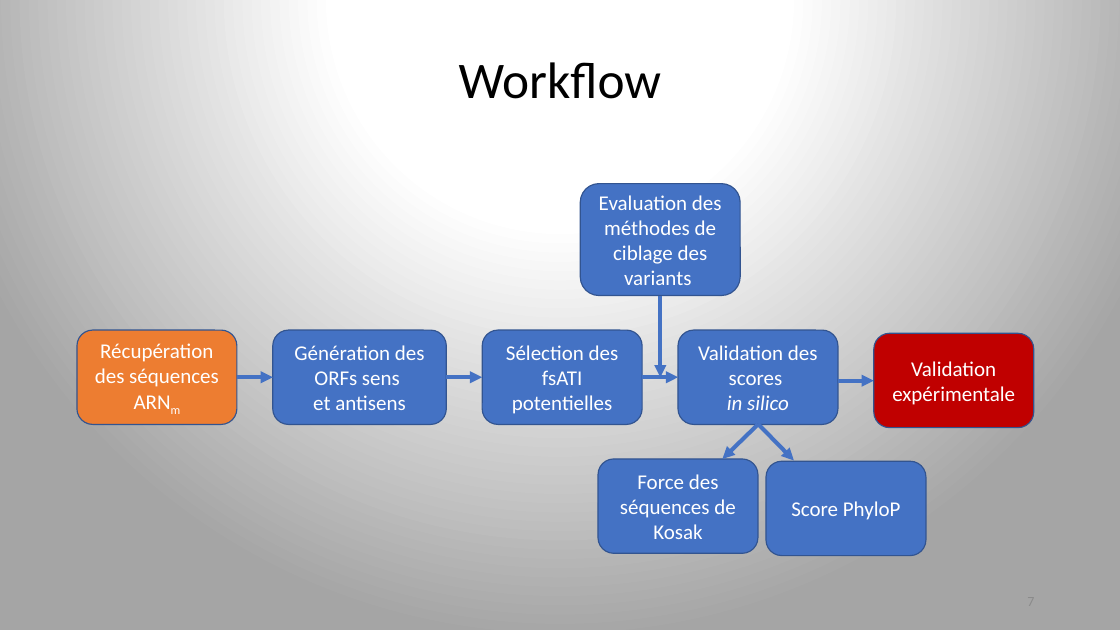
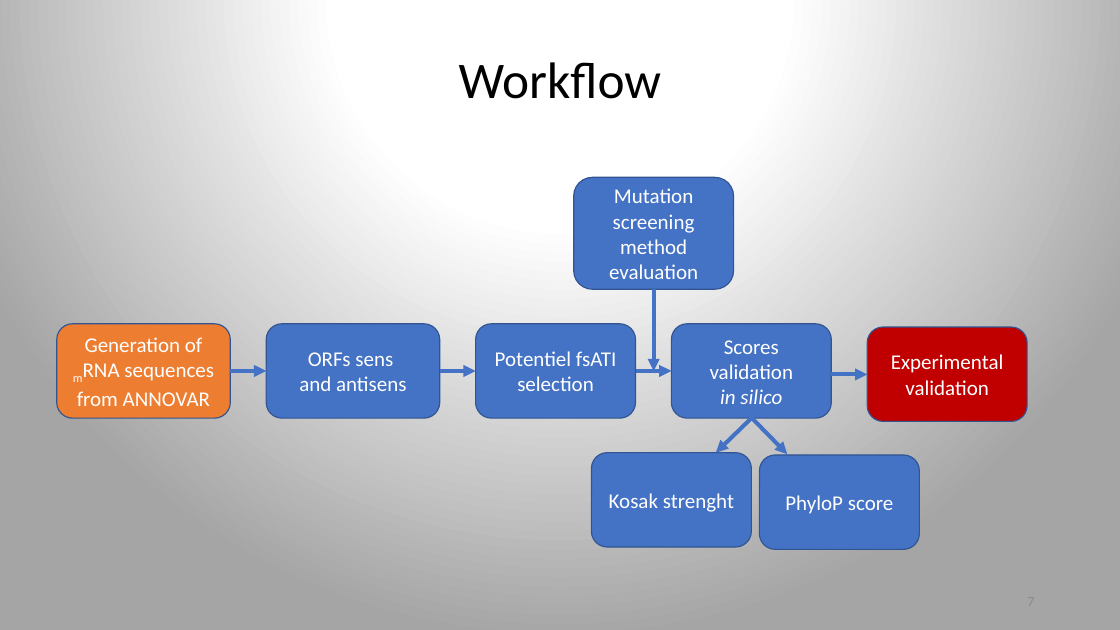
Before and after one commit to ArnaudDroitLab/ProjetLong_201911, a slide deck: slide 7 of Presentation_PL_JGorse.pptx. Drawn at 1120x630 pixels with LibreOffice and Linux fonts; fonts in the diff are those of the drawing. Boxes give left, top, right and bottom in pixels: in the first picture for what was removed or moved away, otherwise in the second. Text is boxed around its words. In the diff, an @@ line names an element or a change of style, - is before the commit and + after.

```diff
--- a/Presentation_PL_JGorse.pptx
+++ b/Presentation_PL_JGorse.pptx
@@ 7 arrows, 7 rounded rectangles: place and size @@
-7 arrows, 7 rounded rectangles at [237,184,1033,555]
+7 arrows, 7 rounded rectangles at [230,177,1027,549]
@@ text in rounded rectangle at [609,188,698,279]: text changed @@
-Evaluation des méthodes de ciblage des variants
+Mutation screening method evaluation
@@ rounded rectangle "Generation of mRNA sequences from ...": place and size @@
-rounded rectangle "Generation of mRNA sequences from ..." at [77,330,237,424]
+rounded rectangle "Generation of mRNA sequences from ..." at [57,323,231,418]
@@ text in rounded rectangle at [77,337,214,406]: text changed @@
-Récupération des séquences ARNm
+Generation of mRNA sequences from ANNOVAR
@@ text in rounded rectangle at [299,352,406,391]: text changed @@
-Génération des ORFs sens
-et antisens
+ORFs sens
+and antisens
@@ text in rounded rectangle at [495,351,616,391]: text changed @@
-Sélection des fsATI potentielles
+Potentiel fsATI selection
@@ text in rounded rectangle at [710,340,793,379]: text changed @@
-Validation des scores
+Scores validation
@@ text in rounded rectangle at [891,354,1004,395]: text changed @@
-Validation expérimentale
+Experimental validation
@@ text in rounded rectangle at [609,493,734,512]: text changed @@
-Force des séquences de Kosak
+Kosak strenght
@@ text in rounded rectangle at [785,495,893,514]: text changed @@
-Score PhyloP
+PhyloP score
```
Also in this commit, not shown: 7 other slides changed, 4 slides added, 3 slides removed.
